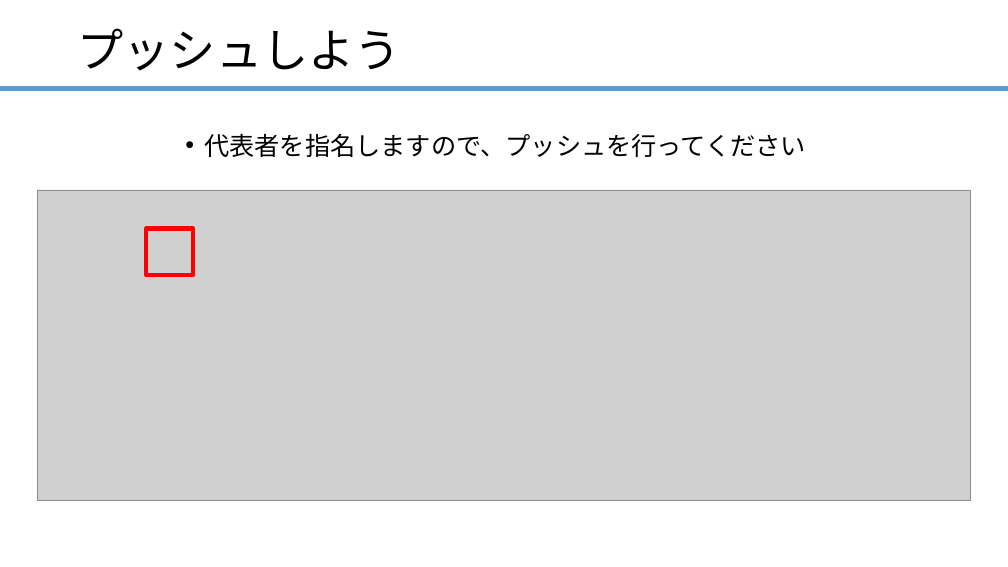
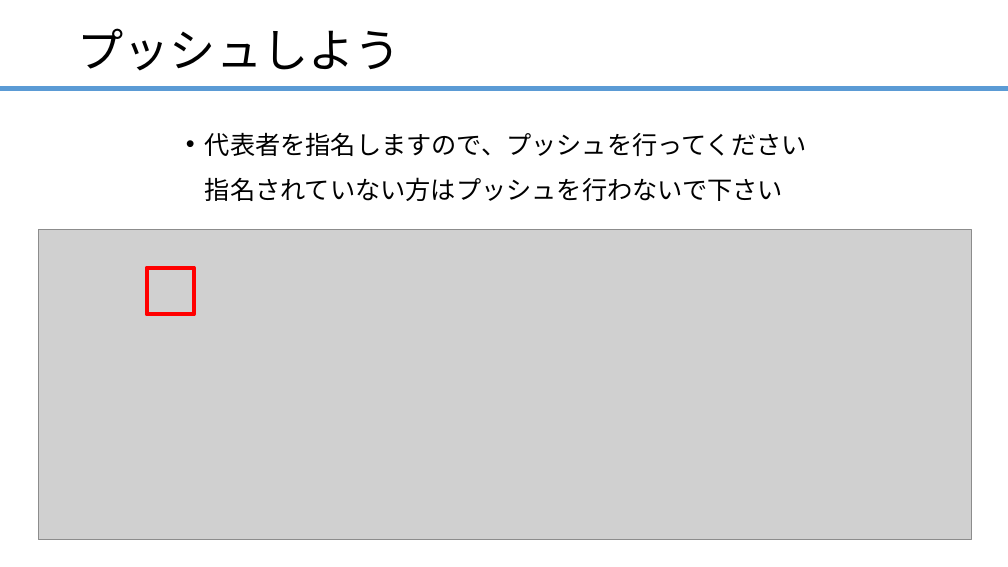
Before and after one commit to ainsAins/Git-, a slide deck: slide 32 of ハンズオン_Git入門.pptx. Drawn at 1008x567 pixels with LibreOffice and Linux fonts; fonts in the diff are those of the drawing; grey boxes stand for pictures. Boxes give left, top, right and bottom in pixels: in the first picture for what was removed or moved away, otherwise in the second. Text is boxed around its words. In the diff, an @@ line names an element or a change of style, - is before the commit and + after.

```diff
--- a/ハンズオン_Git入門.pptx
+++ b/ハンズオン_Git入門.pptx
@@ text at (x1=205, y1=132, x2=807, y2=201): text changed @@
-• 代表者を指名しますので、プッシュを行ってください
+• 代表者を指名しますので、プッシュを行ってください
+  指名されていない方はプッシュを行わないで下さい
@@ picture moved from (x1=38, y1=190, x2=971, y2=501) to (x1=38, y1=229, x2=971, y2=540) @@
@@ rectangle moved from (x1=146, y1=228, x2=193, y2=275) to (x1=147, y1=268, x2=194, y2=315) @@
```
Also in this commit, not shown: 3 other slides changed.
